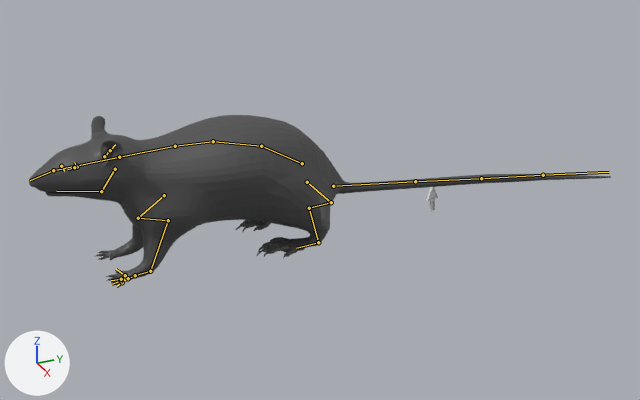
A saved change to the Blender file rat/Rat2.0.blend.
Camera for both pictures: a 50 mm camera at (107.9, -33.5, 58.5) aimed at (3.0, 13.7, 6.0). Every picture has the same lights, and +X, +Y and +Z are marked at lower left. Both versions are drawn at the pose saved in each file; the numbers are the values there. The bones that bend it are drawn over the model as lines.

The first picture shows 'RAT'.
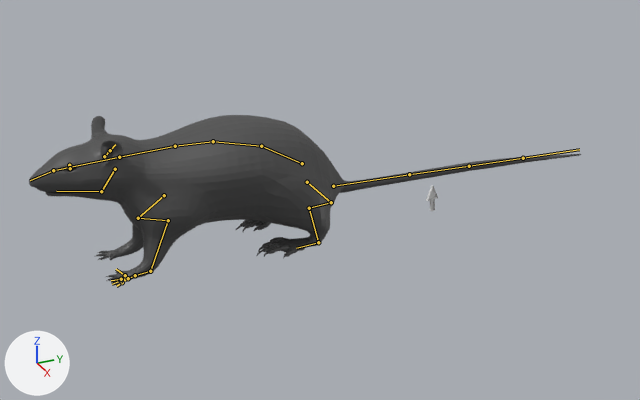
Changed parts and their boxes (x1, y1, x2, y2) in the pictures (640 x 400 px):
'RAT', posed
    before: (29, 115, 611, 284)
    after: (29, 115, 581, 284)

The change, as a list of edits to the scene's bpy script:
```text
Change bone_tail_controller:
    where bone_tail_controller = bpy.data.objects['Rat armature'].pose.bones['Tail controller']
    bone_tail_controller.location: (0.0, 0.0, 0.0) -> (0.0, 9.9, 0.0)
```
